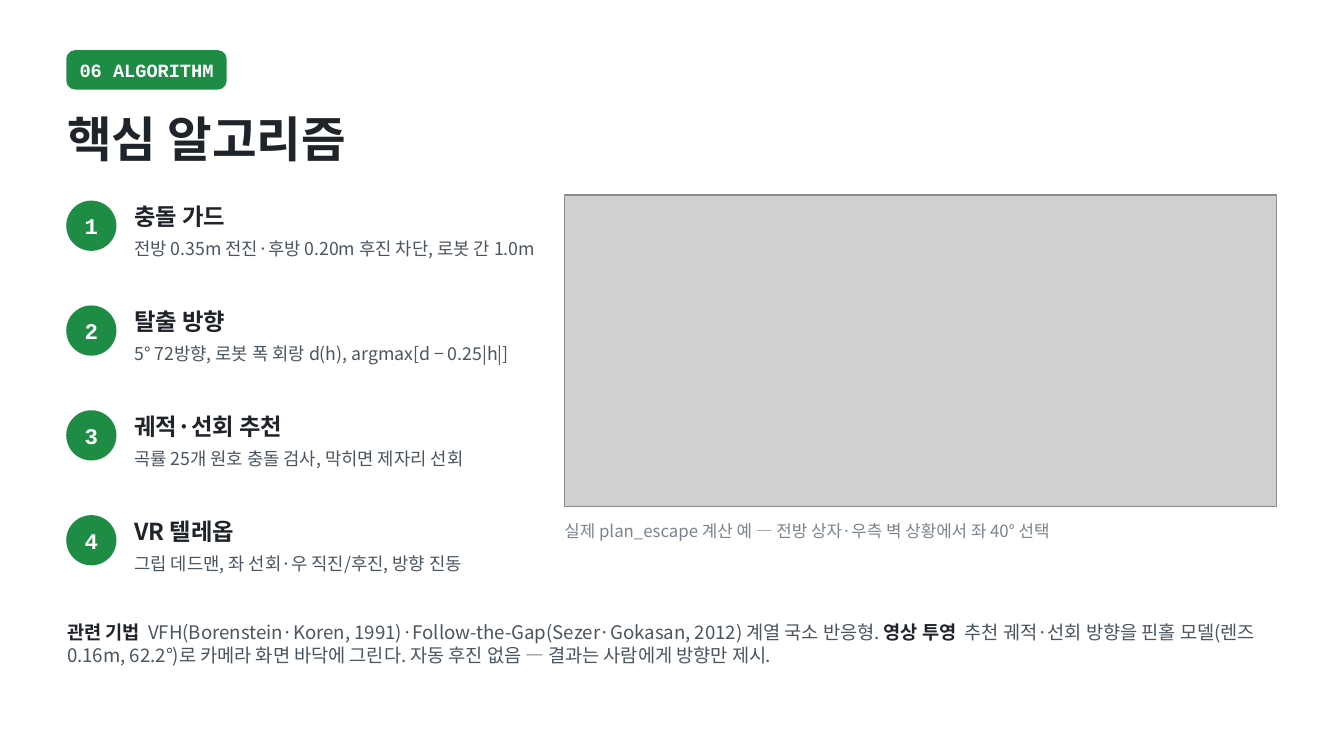
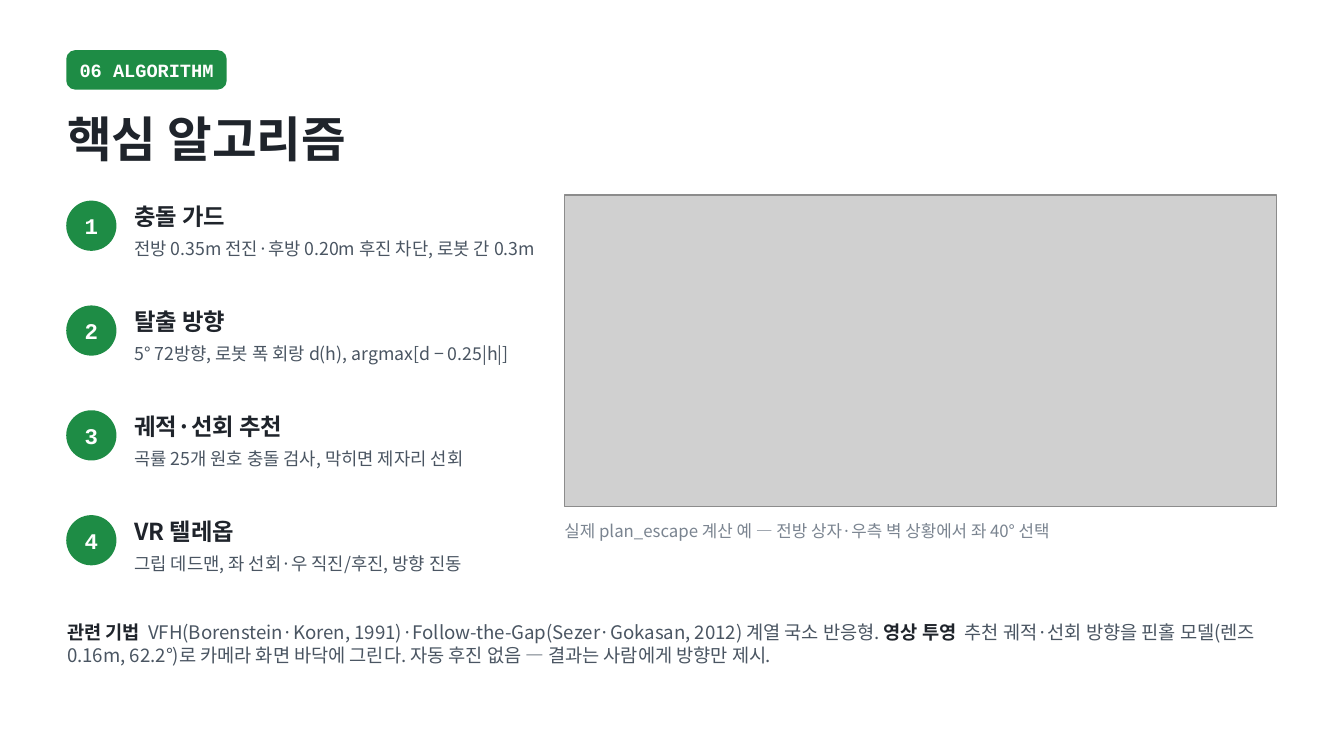
Before and after one commit to hun1105/gohst_rider, a slide deck: slide 7 of docs/PRESENTATION_10SLIDES.pptx. Drawn at 1344x756 pixels with LibreOffice and Linux fonts; fonts in the diff are those of the drawing; grey boxes stand for pictures. Boxes give left, top, right and bottom in pixels: in the first picture for what was removed or moved away, otherwise in the second. Text is boxed around its words. In the diff, an @@ line names an element or a change of style, - is before the commit and + after.

```diff
--- a/docs/PRESENTATION_10SLIDES.pptx
+++ b/docs/PRESENTATION_10SLIDES.pptx
@@ text at (134,240,535,258): text changed @@
-전방 0.35m 전진·후방 0.20m 후진 차단, 로봇 간 1.0m
+전방 0.35m 전진·후방 0.20m 후진 차단, 로봇 간 0.3m
```
Also in this commit, not shown: 3 other slides changed, 55 other files.
